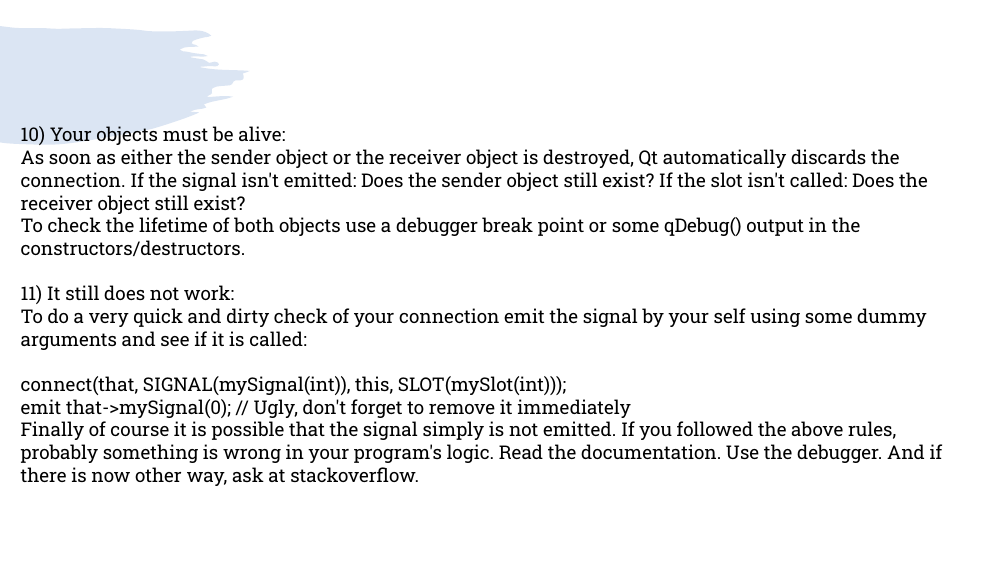
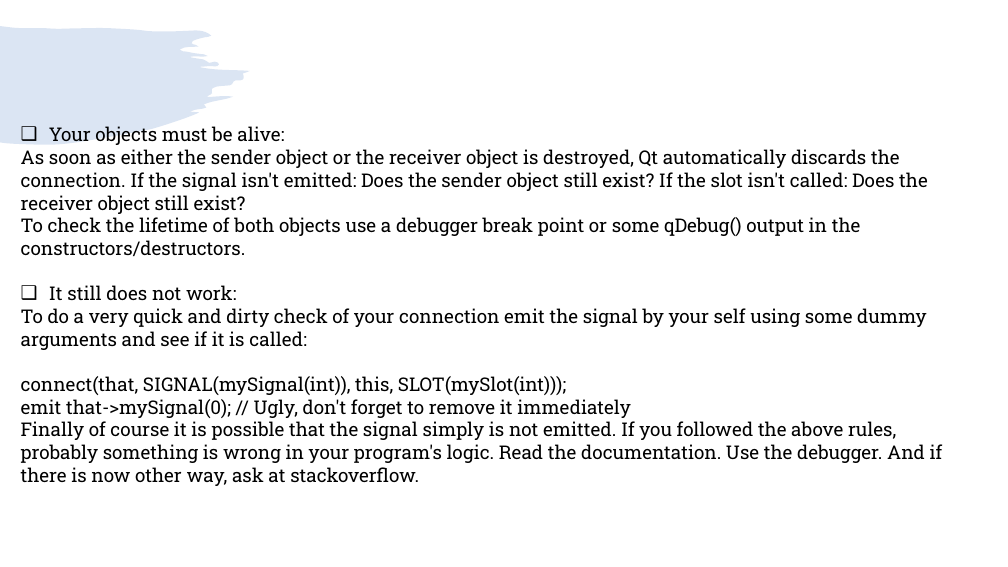
Before and after one commit to girishlande/QtProjects, a slide deck: slide 9 of learnings.pptx (slide 10 before the commit). Drawn at 1008x567 pixels with LibreOffice and Linux fonts; fonts in the diff are those of the drawing. Boxes give left, top, right and bottom in pixels: in the first picture for what was removed or moved away, otherwise in the second. Text is boxed around its words. In the diff, an @@ line names an element or a change of style, - is before the commit and + after.

```diff
--- a/learnings.pptx
+++ b/learnings.pptx
@@ text at [49,126,284,145]: text changed @@
-10) Your objects must be alive:
+❑ Your objects must be alive:
@@ text at [49,285,236,300]: text changed @@
-11) It still does not work:
+❑ It still does not work:
```
Also in this commit, not shown: 3 other slides changed, 3 slides added, 4 slides removed.
